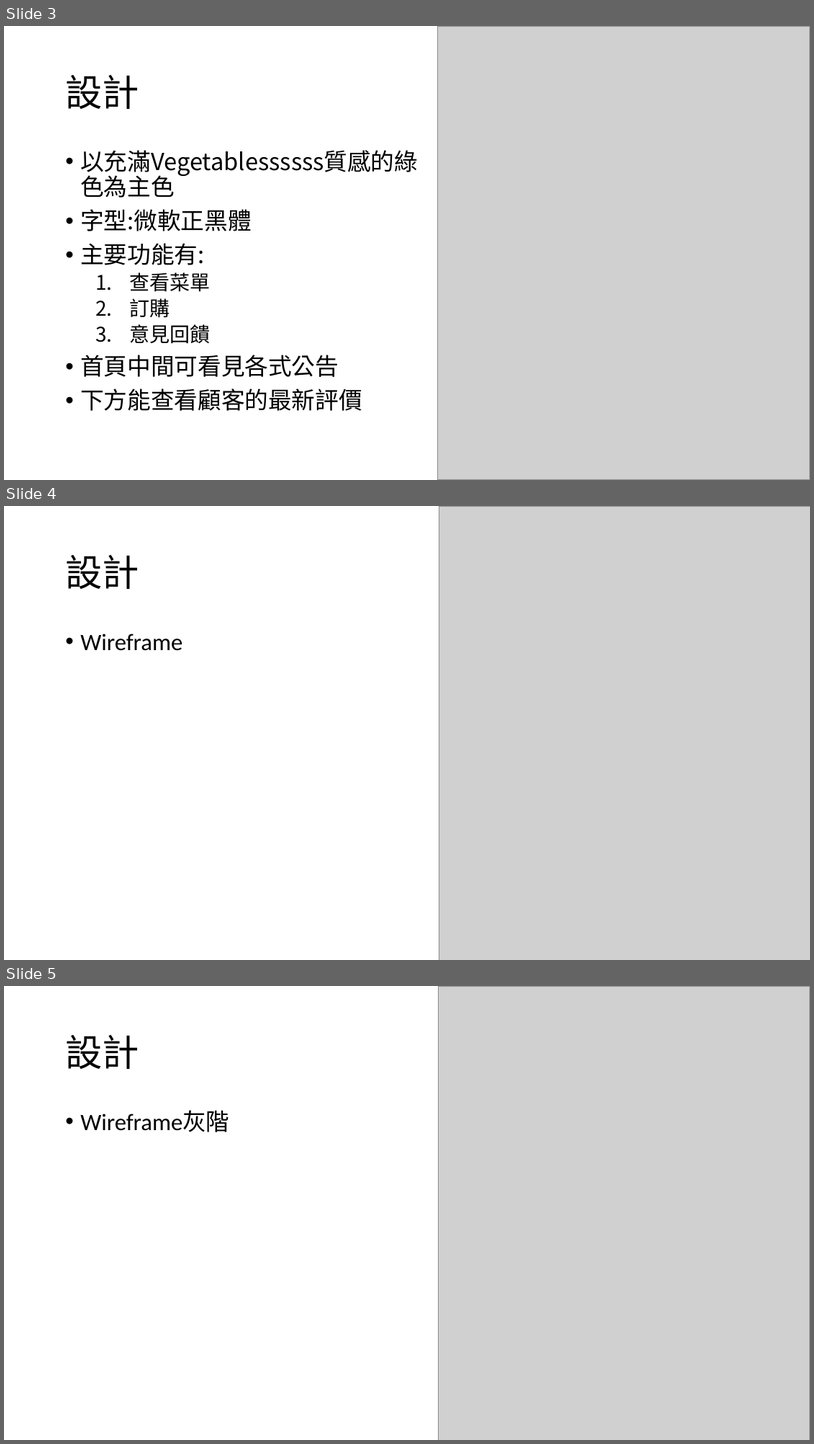
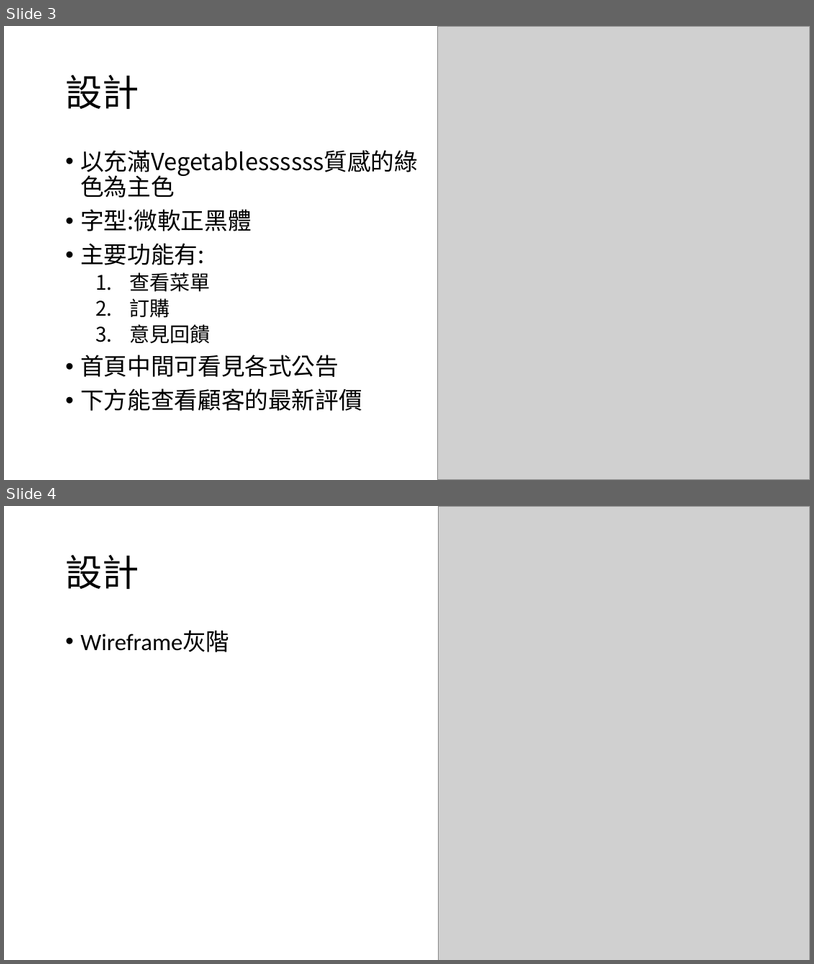
Before and after one commit to weichang0007/ntutVegetablesssssssssssssss, a slide deck: ppt.pptx. Shown one above the other, each under a label of ours: slides 3, 4 and 5 before the commit, slides 3 and 4 after it. The pictures are 814x1444 and 814x964 pixels, drawn with LibreOffice and Linux fonts; fonts in the diff are those of the drawing; grey boxes stand for pictures. Boxes give left, top, right and bottom in pixels: in the first picture for what was removed or moved away, otherwise in the second. Text is boxed around its words. In the diff, an @@ line names an element or a change of style, - is before the commit and + after.

Commit message:
ㄇㄉwireframe

```diff
--- a/ppt.pptx
+++ b/ppt.pptx
@@ slide 4 removed at (4, 506, 810, 960), background #FFFFFF @@
@@ picture removed at (440, 506, 810, 960) @@
@@ title removed at (65, 555, 139, 589) @@
-設計
@@ text removed at (80, 633, 183, 651) @@
-• Wireframe
@@ what was slide 5 is now slide 4 @@
```
